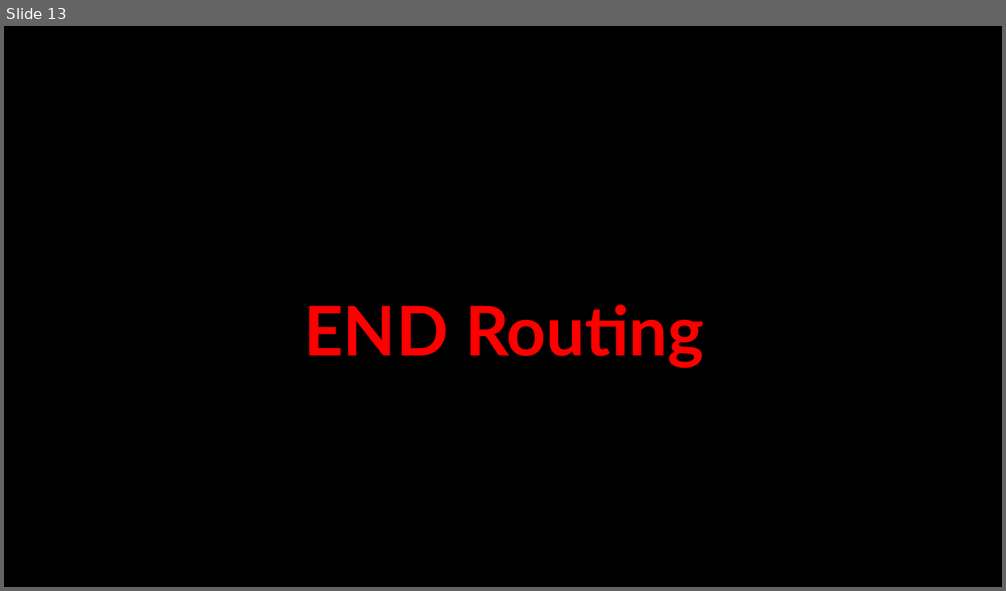
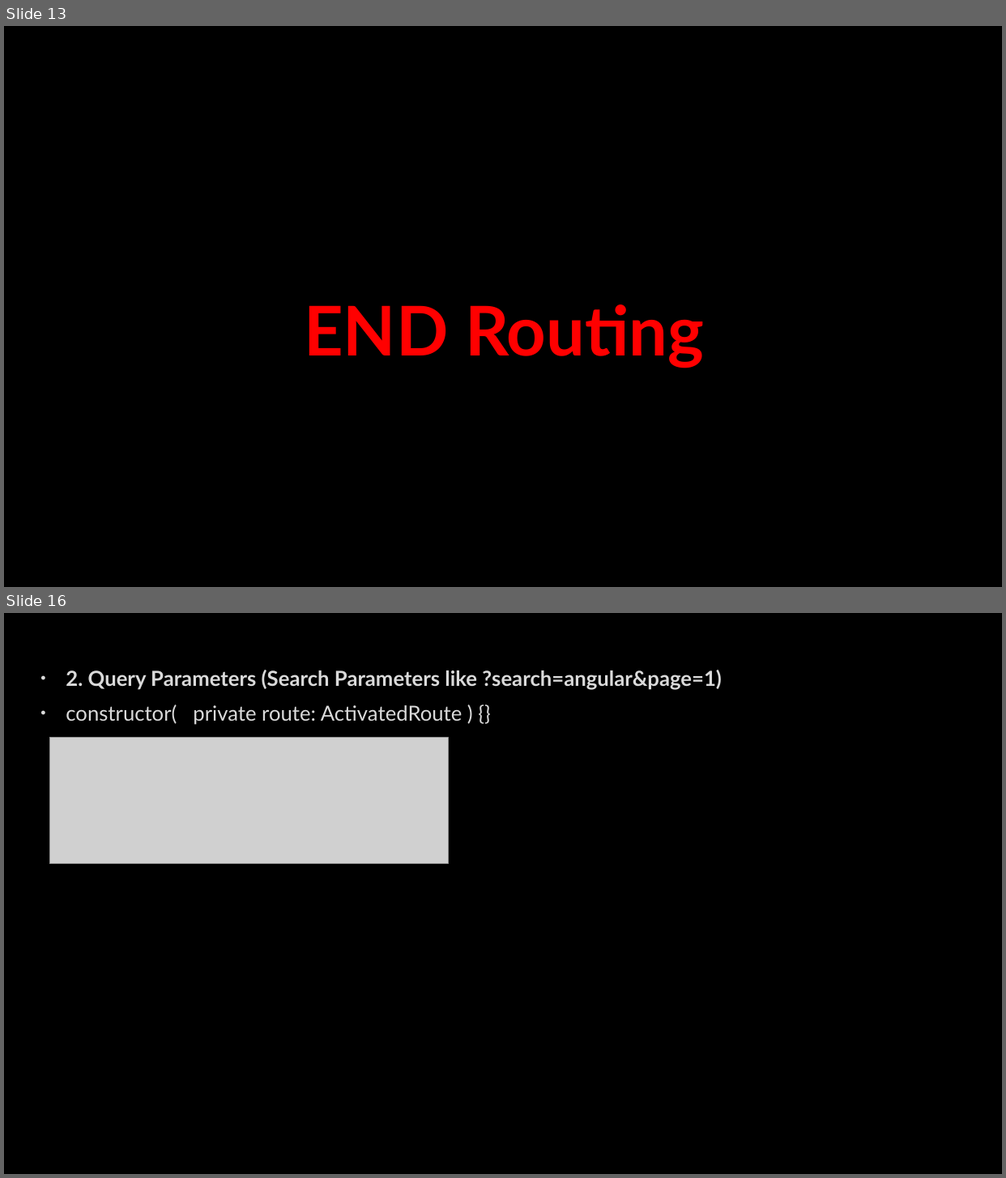
Before and after one commit to AhmedMohamedSamir1/Summary, a slide deck: Angular & type script/Angular.pptx. Shown one above the other, each under a label of ours: slide 13 before the commit, slides 13 and 16 after it; the slides between them are not shown. The pictures are 1006x591 and 1006x1178 pixels, drawn with LibreOffice and Linux fonts; fonts in the diff are those of the drawing; grey boxes stand for pictures; background and template pictures are left out. Boxes give left, top, right and bottom in pixels: in the first picture for what was removed or moved away, otherwise in the second. Text is boxed around its words. In the diff, an @@ line names an element or a change of style, - is before the commit and + after.

```diff
--- a/Angular & type script/Angular.pptx
+++ b/Angular & type script/Angular.pptx
@@ slide 16 added at <box>4,613,1002,1174</box>, background picture (left out) @@
@@ text added at <box>66,670,722,725</box>, 20 pt, text #DADADA, bold @@
+• 2. Query Parameters (Search Parameters like ?search=angular&page=1)
+• constructor( private route: ActivatedRoute ) {}
@@ picture added at <box>49,737,448,864</box> @@
```
Also in this commit, not shown: 13 other slides added, 4 other files.
